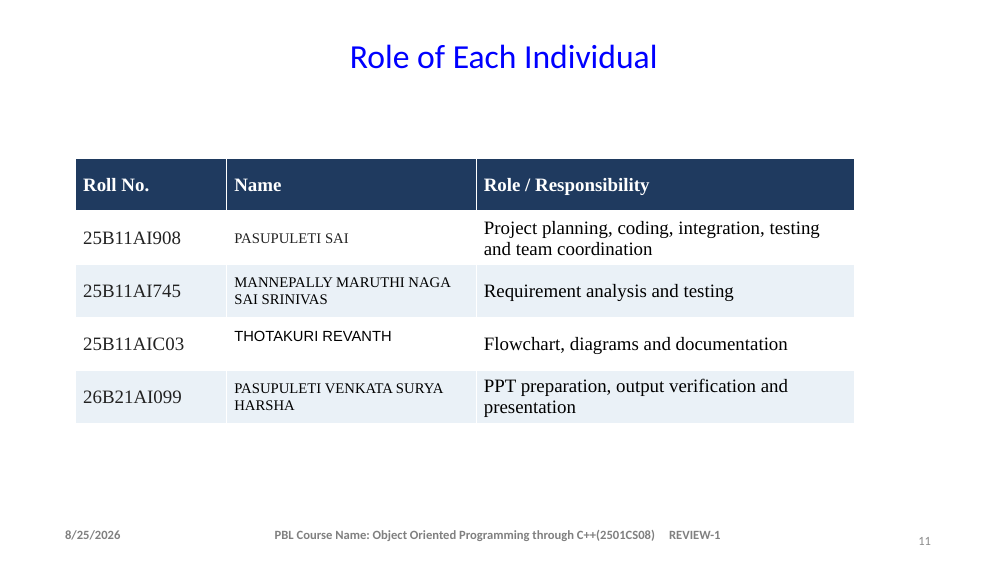
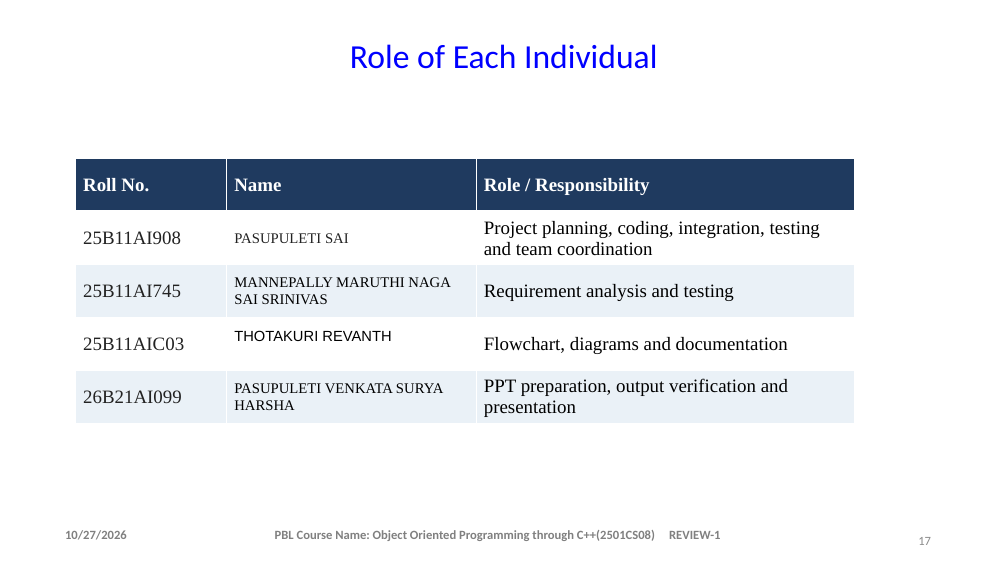
Before and after one commit to saipasupuleti314-oss/c-, a slide deck: slide 17 of student result system ppt.pptx (slide 11 before the commit). Drawn at 1008x567 pixels with LibreOffice and Linux fonts; fonts in the diff are those of the drawing; background and template pictures are left out. Boxes give left, top, right and bottom in pixels: in the first picture for what was removed or moved away, otherwise in the second. Text is boxed around its words. In the diff, an @@ line names an element or a change of style, - is before the commit and + after.

```diff
--- a/student result system ppt.pptx
+++ b/student result system ppt.pptx
@@ text at box(65, 530, 127, 540): text changed @@
-8/25/2026
+10/27/2026
@@ page number at box(918, 537, 931, 545): text changed @@
-11
+17
```
Also in this commit, not shown: 10 other slides changed, 9 slides added, 1 slide removed.
